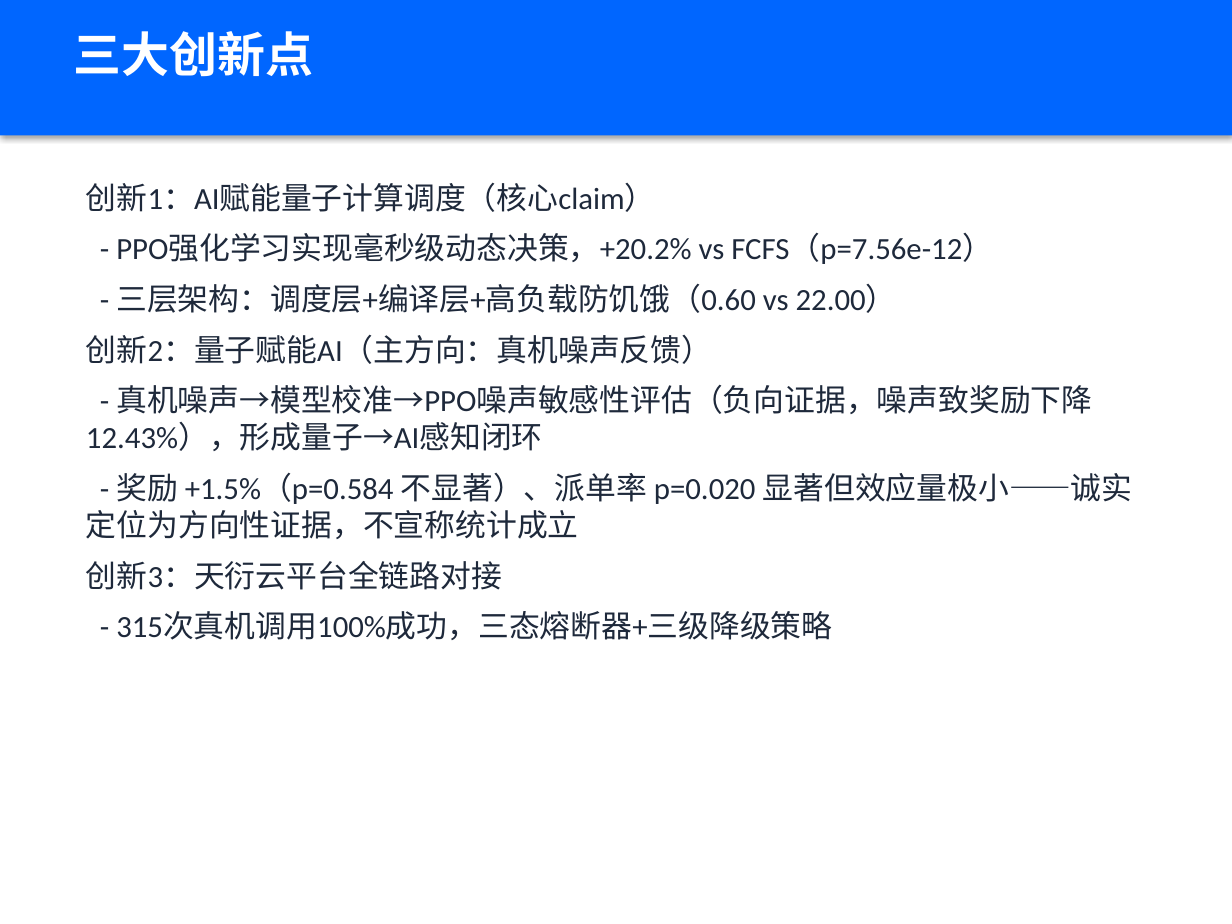
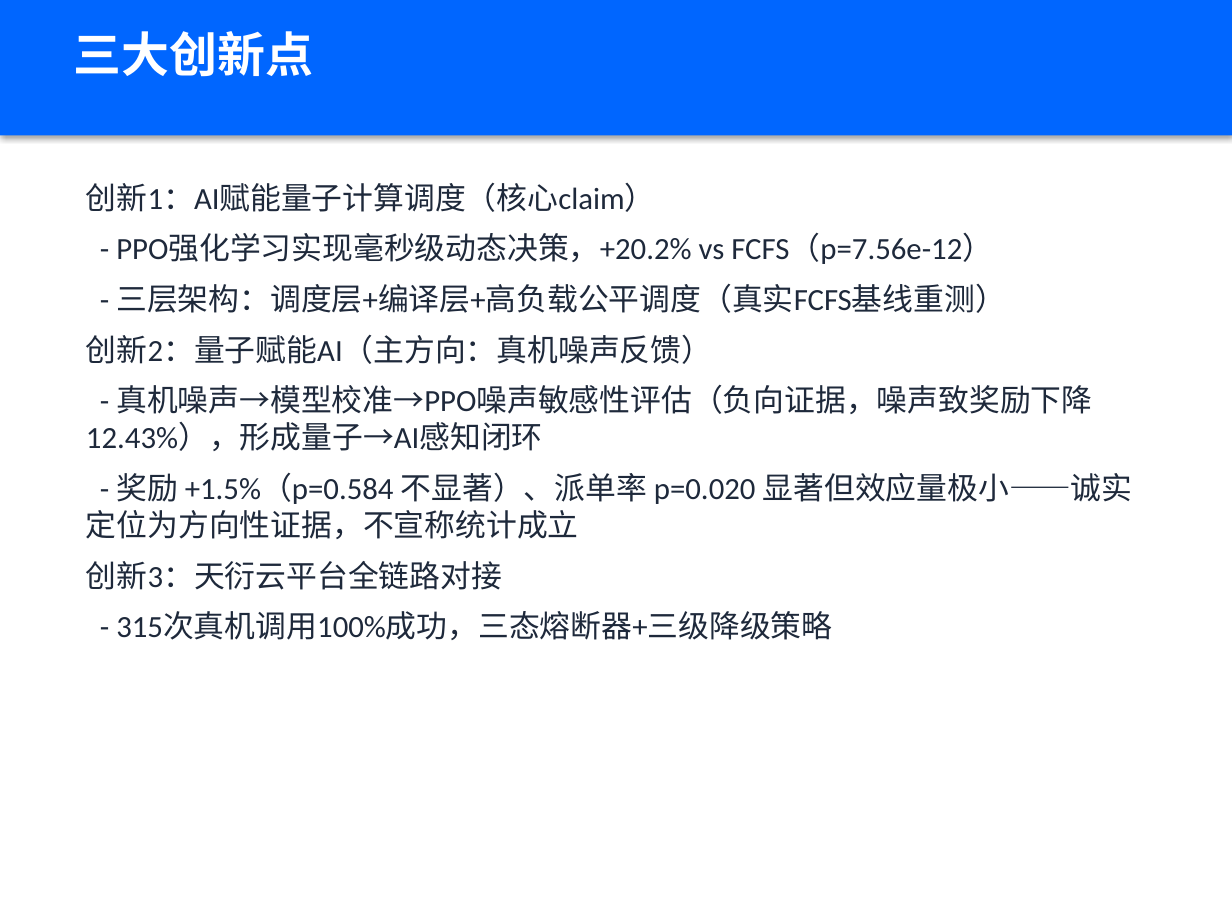
Before and after one commit to xiabai2008/quantum-rl-scheduler, a slide deck: slide 14 of deliverable_models/答辩PPT.pptx. Drawn at 1232x924 pixels with LibreOffice and Linux fonts; fonts in the diff are those of the drawing. Boxes give left, top, right and bottom in pixels: in the first picture for what was removed or moved away, otherwise in the second. Text is boxed around its words. In the diff, an @@ line names an element or a change of style, - is before the commit and + after.

```diff
--- a/deliverable_models/答辩PPT.pptx
+++ b/deliverable_models/答辩PPT.pptx
@@ text at [116, 284, 1006, 313]: text changed @@
-- 三层架构：调度层+编译层+高负载防饥饿（0.60 vs 22.00）
+- 三层架构：调度层+编译层+高负载公平调度（真实FCFS基线重测）
```
Also in this commit, not shown: 2 other slides changed, 19 other files.
